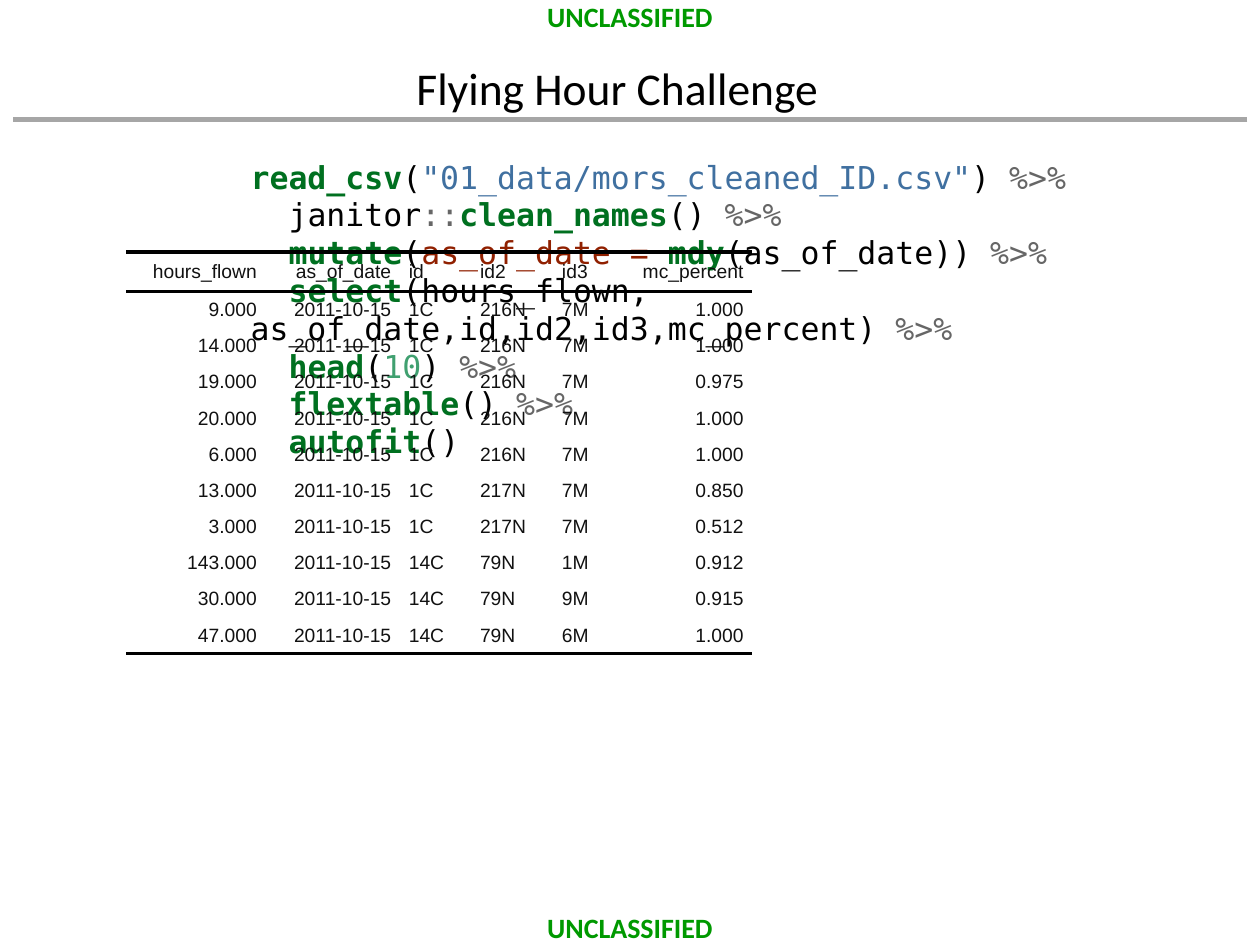
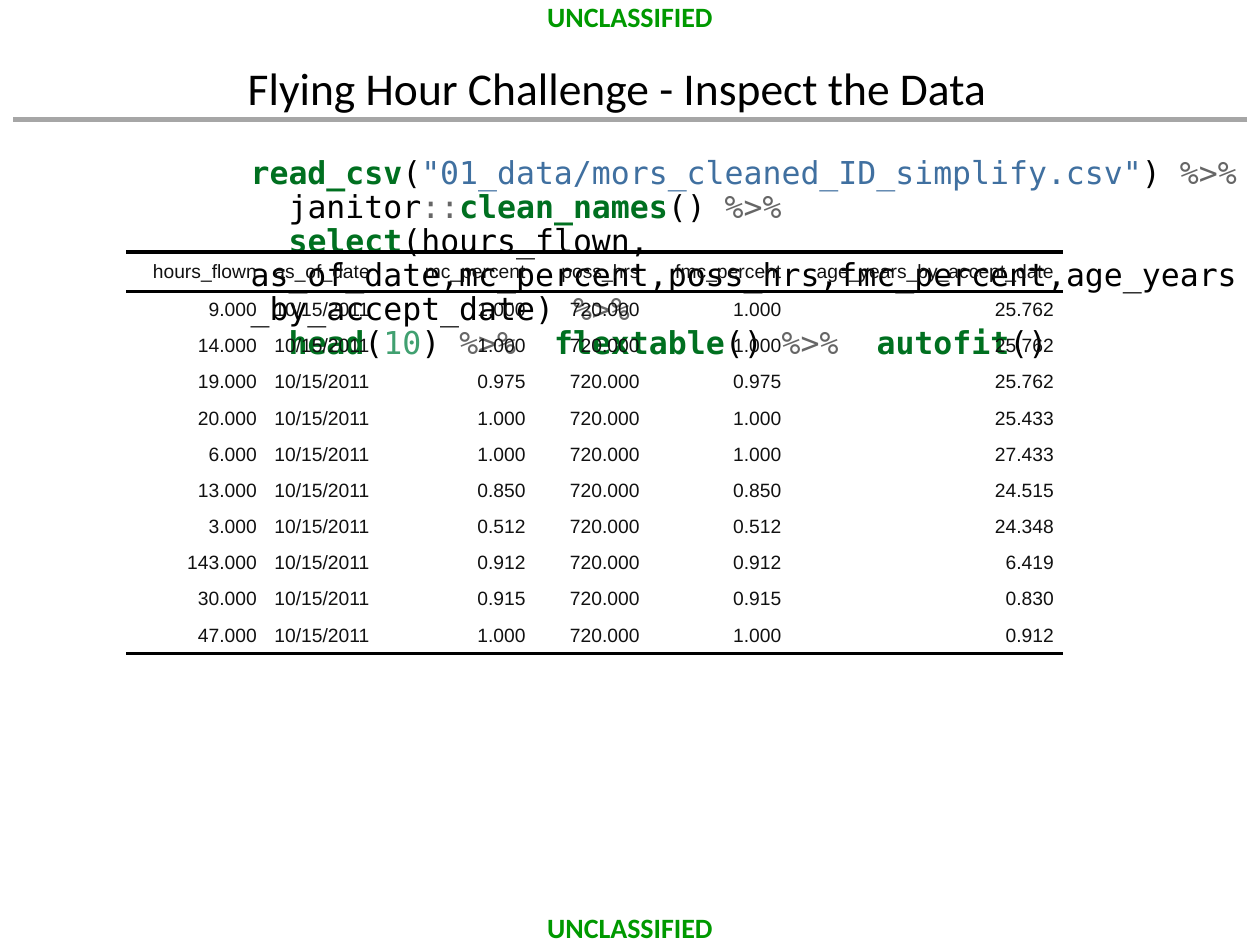
Before and after one commit to dusty-turner/MORSEmergingTechniques2019, a slide deck: slide 15 of MORS_Emerging_Techniques_Tidymodels.pptx (slide 14 before the commit). Drawn at 1260x945 pixels with LibreOffice and Linux fonts; fonts in the diff are those of the drawing; background and template pictures are left out. Boxes give left, top, right and bottom in pixels: in the first picture for what was removed or moved away, otherwise in the second. Text is boxed around its words. In the diff, an @@ line names an element or a change of style, - is before the commit and + after.

Commit message:
added all tidymodels, cleaned up presentation, almost ready for caa submission

```diff
--- a/MORS_Emerging_Techniques_Tidymodels.pptx
+++ b/MORS_Emerging_Techniques_Tidymodels.pptx
@@ title at (248, 73, 986, 113): text changed @@
-Flying Hour Challenge
+Flying Hour Challenge - Inspect the Data
@@ text at (251, 160, 1237, 643): text changed @@
-read_csv("01_data/mors_cleaned_ID.csv") %>%
-janitor::clean_names() %>%
-mutate(as_of_date = mdy(as_of_date)) %>%
-select(hours_flown, as_of_date,id,id2,id3,mc_percent) %>%
-head(10) %>%
-flextable() %>%
-autofit()
+read_csv("01_data/mors_cleaned_ID_simplify.csv") %>%
+janitor::clean_names() %>%
+select(hours_flown, as_of_date,mc_percent,poss_hrs,fmc_percent,age_years_by_accept_date) %>%
+head(10) %>% flextable() %>% autofit()
@@ table at (126, 252, 1063, 945) @@
-row 1: hours_flown | as_of_date | id | id2 | id3 | mc_percent
+row 1: hours_flown | as_of_date | mc_percent | poss_hrs | fmc_percent | age_years_by_accept_date
-row 2: 9.000 | 2011-10-15 | 1C | 216N | 7M | 1.000
+row 2: 9.000 | 10/15/2011 | 1.000 | 720.000 | 1.000 | 25.762
-row 3: 14.000 | 2011-10-15 | 1C | 216N | 7M | 1.000
+row 3: 14.000 | 10/15/2011 | 1.000 | 720.000 | 1.000 | 25.762
-row 4: 19.000 | 2011-10-15 | 1C | 216N | 7M | 0.975
+row 4: 19.000 | 10/15/2011 | 0.975 | 720.000 | 0.975 | 25.762
-row 5: 20.000 | 2011-10-15 | 1C | 216N | 7M | 1.000
+row 5: 20.000 | 10/15/2011 | 1.000 | 720.000 | 1.000 | 25.433
-row 6: 6.000 | 2011-10-15 | 1C | 216N | 7M | 1.000
+row 6: 6.000 | 10/15/2011 | 1.000 | 720.000 | 1.000 | 27.433
-row 7: 13.000 | 2011-10-15 | 1C | 217N | 7M | 0.850
+row 7: 13.000 | 10/15/2011 | 0.850 | 720.000 | 0.850 | 24.515
-row 8: 3.000 | 2011-10-15 | 1C | 217N | 7M | 0.512
+row 8: 3.000 | 10/15/2011 | 0.512 | 720.000 | 0.512 | 24.348
-row 9: 143.000 | 2011-10-15 | 14C | 79N | 1M | 0.912
+row 9: 143.000 | 10/15/2011 | 0.912 | 720.000 | 0.912 | 6.419
-row 10: 30.000 | 2011-10-15 | 14C | 79N | 9M | 0.915
+row 10: 30.000 | 10/15/2011 | 0.915 | 720.000 | 0.915 | 0.830
-row 11: 47.000 | 2011-10-15 | 14C | 79N | 6M | 1.000
+row 11: 47.000 | 10/15/2011 | 1.000 | 720.000 | 1.000 | 0.912
@@ alignment right to left @@
@@ table: place and size @@
-table at (126, 252, 753, 945)
+table at (126, 252, 1063, 945)
```
Also in this commit, not shown: 17 other slides changed, 22 slides added, 8 slides removed, 18 other files.
